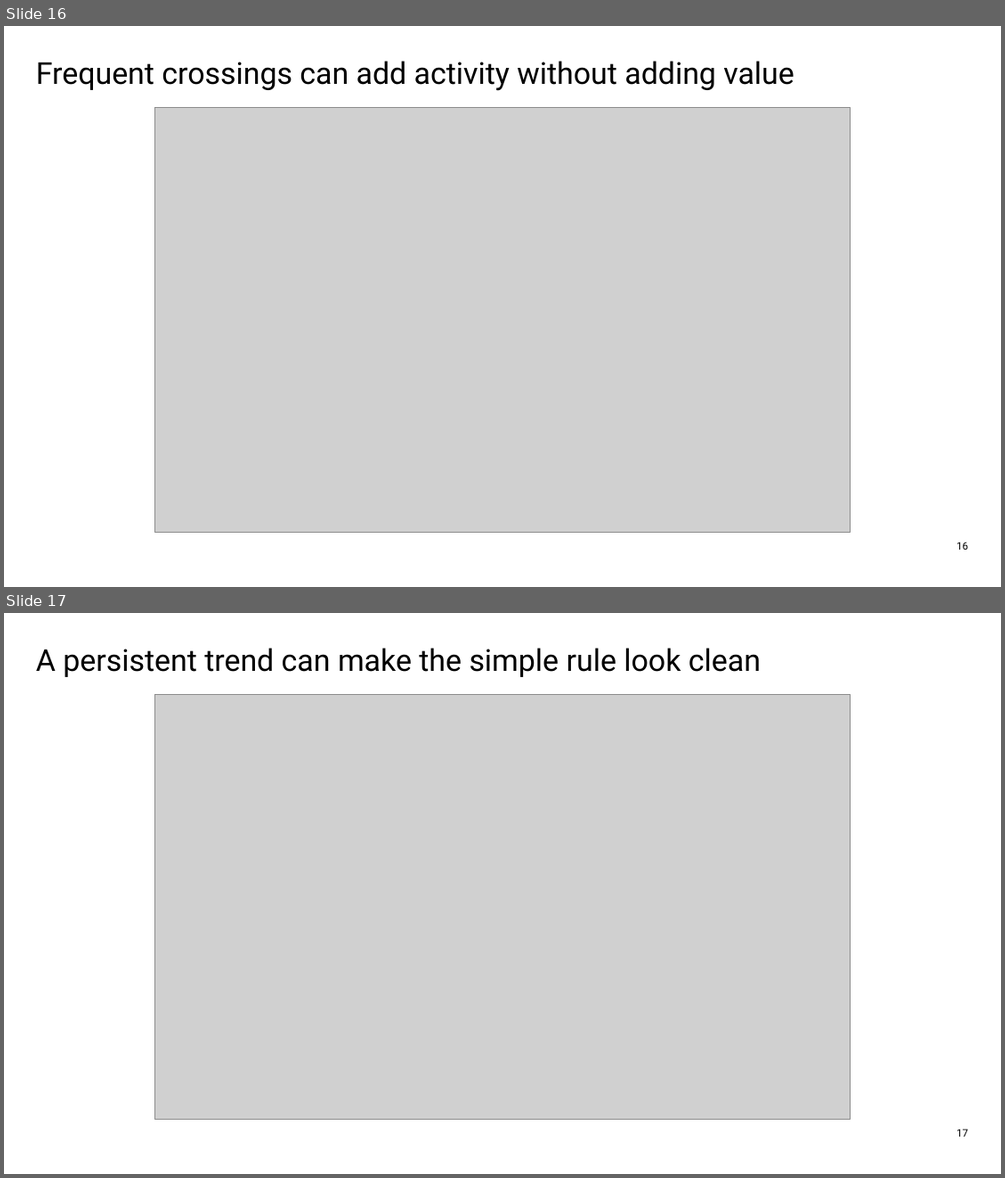
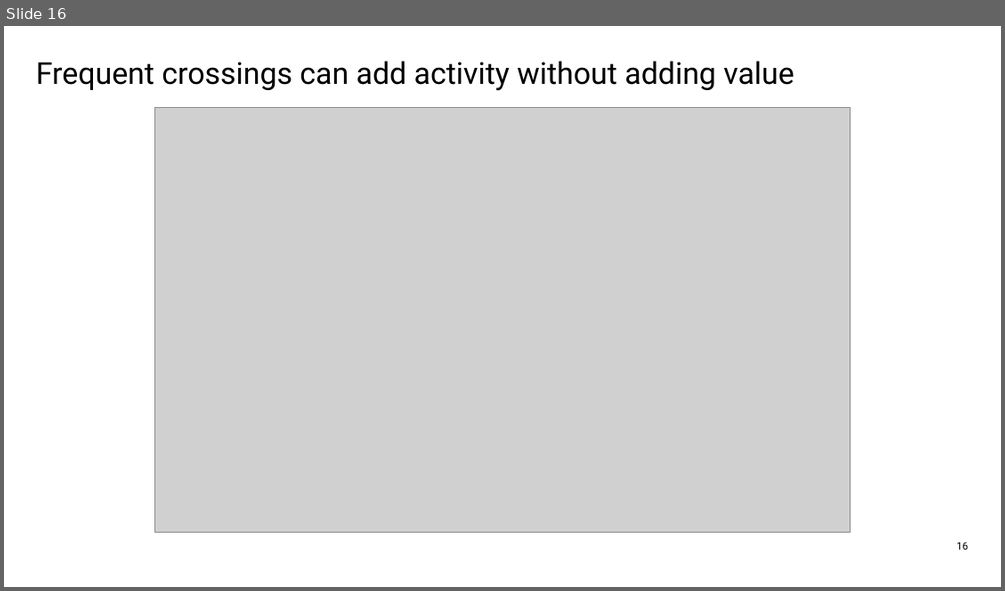
Before and after one commit to Francisc0Franc0/Time-Series-Modeling-Gen5, a slide deck: operator_hypothesis_lab/presentations/hyp_mom_02_1_sma200_cross_wide_discovery_evidence.pptx. Shown one above the other, each under a label of ours: slides 16 and 17 before the commit, slide 16 after it. The pictures are 1005x1178 and 1005x591 pixels, drawn with LibreOffice and Linux fonts; fonts in the diff are those of the drawing; grey boxes stand for pictures. Boxes give left, top, right and bottom in pixels: in the first picture for what was removed or moved away, otherwise in the second. Text is boxed around its words. In the diff, an @@ line names an element or a change of style, - is before the commit and + after.

```diff
--- a/operator_hypothesis_lab/presentations/hyp_mom_02_1_sma200_cross_wide_discovery_evidence.pptx
+++ b/operator_hypothesis_lab/presentations/hyp_mom_02_1_sma200_cross_wide_discovery_evidence.pptx
@@ slide 17 removed at (4,613,1001,1174), background #FFFFFF @@
@@ text removed at (36,648,760,677) @@
-A persistent trend can make the simple rule look clean
@@ picture removed at (155,695,850,1119) @@
@@ text removed at (956,1128,968,1136) @@
-17
```
Also in this commit, not shown: 11 slides changed, 1 slide added, 9 other files.
